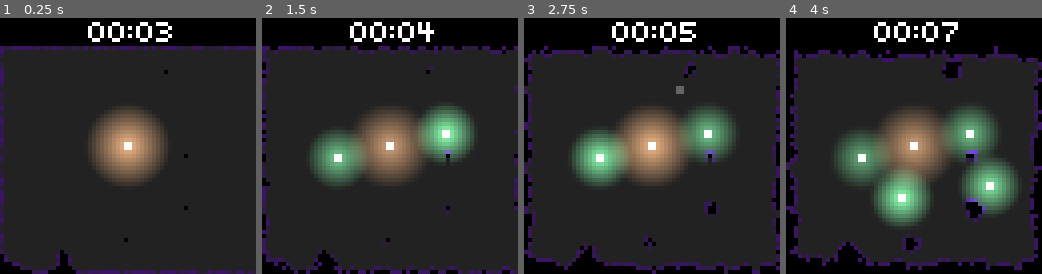
Above: before the commit, frames 1-4 (left to right).
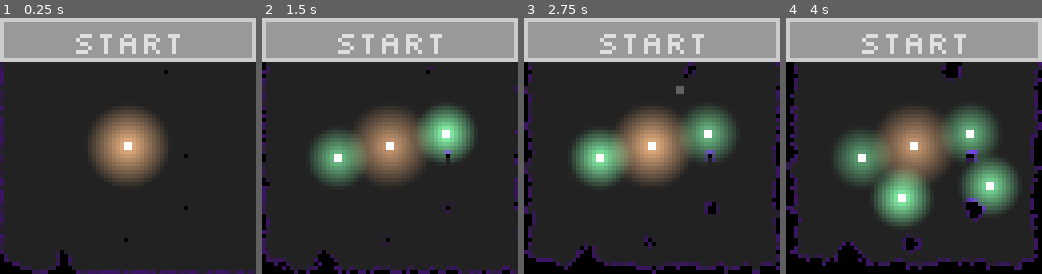
Above: after the commit, the same moments.

Repository: IceTyp/Voidvasion
Game: Godot game, scene res://src/map.tscn
Same seed, same stepped clock (60 frames per second), same inputs: the game is played once before the commit and once after it.
Inputs (mouse positions are in pixels of both pictures, inside the frame that each line leads up to):
- Up to frame 1 (0.25 s): no input
- Up to frame 2 (1.5 s): move the mouse to (446, 133) at 0.52 s; click (446, 133) at 0.67 s; move the mouse to (338, 158) at 1.27 s; click (338, 158) at 1.42 s
- Up to frame 3 (2.75 s): move the mouse to (677, 89) at 2.02 s; click (677, 89) at 2.17 s
- Up to frame 4 (4 s): move the mouse to (901, 197) at 2.77 s; click (901, 197) at 2.92 s; move the mouse to (990, 184) at 3.52 s; click (990, 184) at 3.67 s

The runs differ from the first frame. In frame 1, 17% of the frame differs, in the area x 0-100%, y 0-18%; in frame 2, 17%; in frame 3, 17%; in frame 4, 17%.

Commit message:
add start button and game end screen to game menu

Diff:
--- a/godot/assets/theme/ui_theme.tres
+++ b/godot/assets/theme/ui_theme.tres
@@ -2,12 +2,17 @@
 
 [ext_resource type="FontFile" uid="uid://cjuo1dw5eeqle" path="res://assets/theme/Silkscreen/Silkscreen-Regular.ttf" id="1_lpqip"]
 
-[sub_resource type="FontVariation" id="FontVariation_0m6o7"]
-base_font = ExtResource("1_lpqip")
-spacing_glyph = -1
-spacing_top = -3
-spacing_bottom = -4
+[sub_resource type="StyleBoxFlat" id="StyleBoxFlat_2bdxo"]
+content_margin_top = 0.0
+content_margin_bottom = 0.0
+border_width_left = 1
+border_width_top = 1
+border_width_right = 1
+border_width_bottom = 1
+corner_detail = 1
 
 [resource]
-default_font = SubResource("FontVariation_0m6o7")
+default_font = ExtResource("1_lpqip")
 default_font_size = 8
+Button/constants/h_separation = 0
+Button/styles/normal = SubResource("StyleBoxFlat_2bdxo")
--- /dev/null
+++ b/godot/src/user_interface/ButtonStart.gd
@@ -0,0 +1,9 @@
+extends Button
+
+
+func _ready() -> void:
+	pressed.connect(Global._on_button_start_pressed)
+
+
+func _on_pressed() -> void:
+	hide()
--- /dev/null
+++ b/godot/src/user_interface/game_end_screen.gd
@@ -0,0 +1,19 @@
+extends Control
+
+
+func _ready() -> void:
+	hide()
+	Global.game_ended.connect(_on_game_ended)
+
+
+func _on_game_ended() -> void:
+	show()
+
+
+func _on_button_try_again_pressed() -> void:
+	pass # TODO
+#	hide()
+
+
+func _on_button_copy_pressed() -> void:
+	pass # TODO
--- /dev/null
+++ b/godot/src/user_interface/game_end_screen.tscn
@@ -0,0 +1,44 @@
+[gd_scene load_steps=3 format=3 uid="uid://yjaa4snhm8sg"]
+
+[ext_resource type="Theme" uid="uid://b80yagb12wjpq" path="res://assets/theme/ui_theme.tres" id="1_mj8xx"]
+[ext_resource type="Script" path="res://src/user_interface/game_end_screen.gd" id="2_le4qu"]
+
+[node name="GameEndScreen" type="Control"]
+layout_mode = 3
+anchors_preset = 15
+anchor_right = 1.0
+anchor_bottom = 1.0
+grow_horizontal = 2
+grow_vertical = 2
+theme = ExtResource("1_mj8xx")
+script = ExtResource("2_le4qu")
+
+[node name="VBoxContainer" type="VBoxContainer" parent="."]
+layout_mode = 1
+anchors_preset = 7
+anchor_left = 0.5
+anchor_top = 1.0
+anchor_right = 0.5
+anchor_bottom = 1.0
+offset_left = -29.0
+offset_top = -40.0
+offset_right = 29.0
+grow_horizontal = 2
+grow_vertical = 0
+alignment = 2
+
+[node name="RichTextLabel" type="RichTextLabel" parent="VBoxContainer"]
+custom_minimum_size = Vector2(0, 12)
+layout_mode = 2
+bbcode_enabled = true
+text = "[center]You lost...[/center]"
+scroll_active = false
+
+[node name="ButtonTryAgain" type="Button" parent="VBoxContainer"]
+layout_mode = 2
+text = "Try Again"
+
+[node name="ButtonCopy" type="Button" parent="VBoxContainer"]
+layout_mode = 2
+size_flags_vertical = 8
+text = "Copy"
--- a/godot/src/user_interface/game_menu.tscn
+++ b/godot/src/user_interface/game_menu.tscn
@@ -1,7 +1,9 @@
-[gd_scene load_steps=5 format=3 uid="uid://gu2328w2x2tp"]
+[gd_scene load_steps=7 format=3 uid="uid://gu2328w2x2tp"]
 
 [ext_resource type="Theme" uid="uid://b80yagb12wjpq" path="res://assets/theme/ui_theme.tres" id="1_uuba0"]
 [ext_resource type="PackedScene" uid="uid://eqkgew17fiwo" path="res://src/user_interface/time.tscn" id="1_x67jg"]
+[ext_resource type="Script" path="res://src/user_interface/ButtonStart.gd" id="3_rb4pa"]
+[ext_resource type="PackedScene" uid="uid://yjaa4snhm8sg" path="res://src/user_interface/game_end_screen.tscn" id="4_c6wfr"]
 
 [sub_resource type="Gradient" id="Gradient_clksn"]
 offsets = PackedFloat32Array(0)
@@ -21,16 +23,34 @@
 theme = ExtResource("1_uuba0")
 
 [node name="TextureRect" type="TextureRect" parent="."]
-layout_mode = 0
+layout_mode = 2
 offset_right = 64.0
 offset_bottom = 7.0
 texture = SubResource("GradientTexture2D_djdlo")
 
-[node name="Time" parent="." instance=ExtResource("1_x67jg")]
+[node name="Time" parent="TextureRect" instance=ExtResource("1_x67jg")]
 layout_mode = 1
 anchors_preset = 5
 anchor_left = 0.5
 anchor_right = 0.5
-offset_left = -11.0
-offset_right = 11.0
+offset_left = -13.0
+offset_right = 13.0
+offset_bottom = 23.0
 text = "31:25"
+
+[node name="ButtonStart" type="Button" parent="TextureRect"]
+layout_mode = 1
+anchors_preset = 5
+anchor_left = 0.5
+anchor_right = 0.5
+offset_left = -32.0
+offset_right = 32.0
+offset_bottom = 11.0
+grow_horizontal = 2
+text = "Start"
+script = ExtResource("3_rb4pa")
+
+[node name="GameEndScreen" parent="." instance=ExtResource("4_c6wfr")]
+layout_mode = 1
+
+[connection signal="pressed" from="TextureRect/ButtonStart" to="TextureRect/ButtonStart" method="_on_pressed"]
--- a/godot/src/user_interface/time.gd
+++ b/godot/src/user_interface/time.gd
@@ -1,8 +1,31 @@
 extends Label
 
+@onready var timer: Timer = $Timer
 
-func _process(_delta: float) -> void:
+var elapsed_seconds := 0
+
+
+func _ready() -> void:
+	Global.game_started.connect(start_time)
+	Global.game_ended.connect(stop_time)
+	timer.timeout.connect(_on_timer_timeout)
+	update_displayed_time()
+
+
+func update_displayed_time() -> void:
 	@warning_ignore("integer_division")
-	var elapsed_time: int = Time.get_ticks_msec() / 1000
-	@warning_ignore("integer_division")
-	text = "%02d:%02d" % [(elapsed_time / 60) % 60, elapsed_time % 60]
+	text = "%02d:%02d" % [(elapsed_seconds / 60) % 60, elapsed_seconds % 60]
+
+
+func start_time() -> void:
+	timer.start()
+
+
+func stop_time() -> void:
+	timer.stop()
+
+
+func _on_timer_timeout() -> void:
+	elapsed_seconds += 1
+	update_displayed_time()
+	timer.start()
--- a/godot/src/user_interface/time.tscn
+++ b/godot/src/user_interface/time.tscn
@@ -1,7 +1,13 @@
-[gd_scene load_steps=3 format=3 uid="uid://eqkgew17fiwo"]
+[gd_scene load_steps=5 format=3 uid="uid://eqkgew17fiwo"]
 
 [ext_resource type="Theme" uid="uid://b80yagb12wjpq" path="res://assets/theme/ui_theme.tres" id="1_qfrg2"]
 [ext_resource type="Script" path="res://src/user_interface/time.gd" id="2_iipdf"]
+[ext_resource type="FontFile" uid="uid://cjuo1dw5eeqle" path="res://assets/theme/Silkscreen/Silkscreen-Regular.ttf" id="2_yrr2b"]
+
+[sub_resource type="FontVariation" id="FontVariation_1enr2"]
+base_font = ExtResource("2_yrr2b")
+spacing_top = -3
+spacing_bottom = -4
 
 [node name="Time" type="Label"]
 anchors_preset = 10
@@ -11,6 +17,9 @@
 size_flags_horizontal = 4
 size_flags_vertical = 0
 theme = ExtResource("1_qfrg2")
+theme_override_fonts/font = SubResource("FontVariation_1enr2")
 text = "01:25"
 horizontal_alignment = 1
 script = ExtResource("2_iipdf")
+
+[node name="Timer" type="Timer" parent="."]
